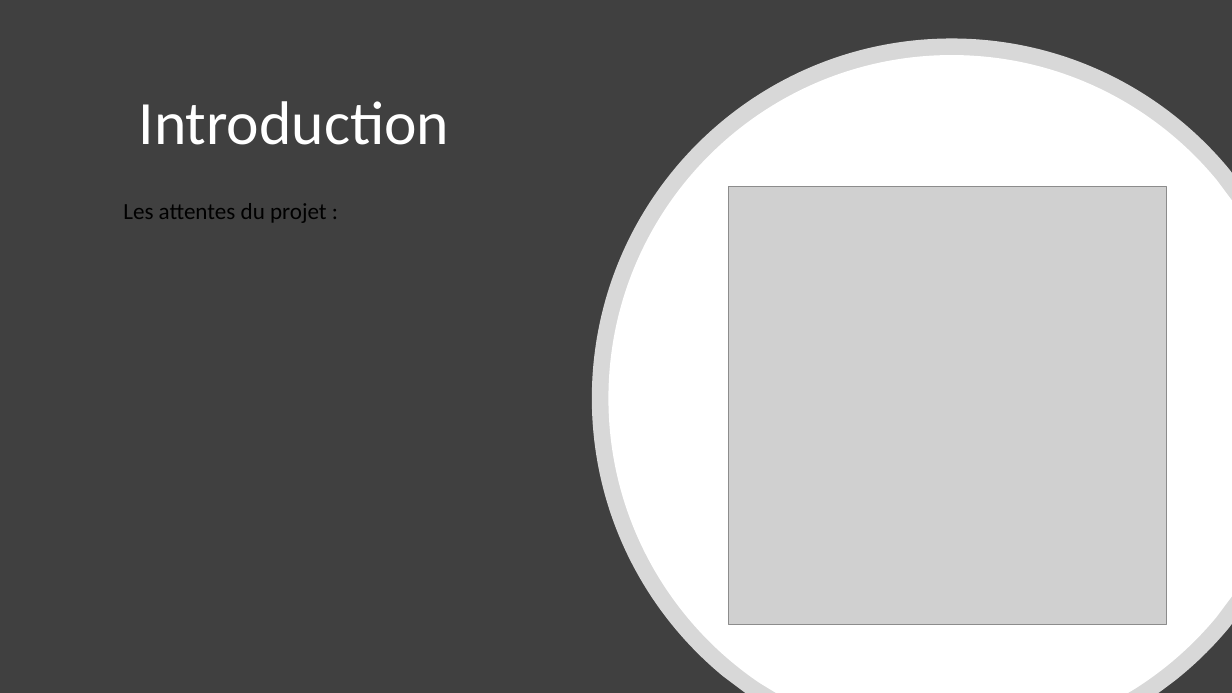
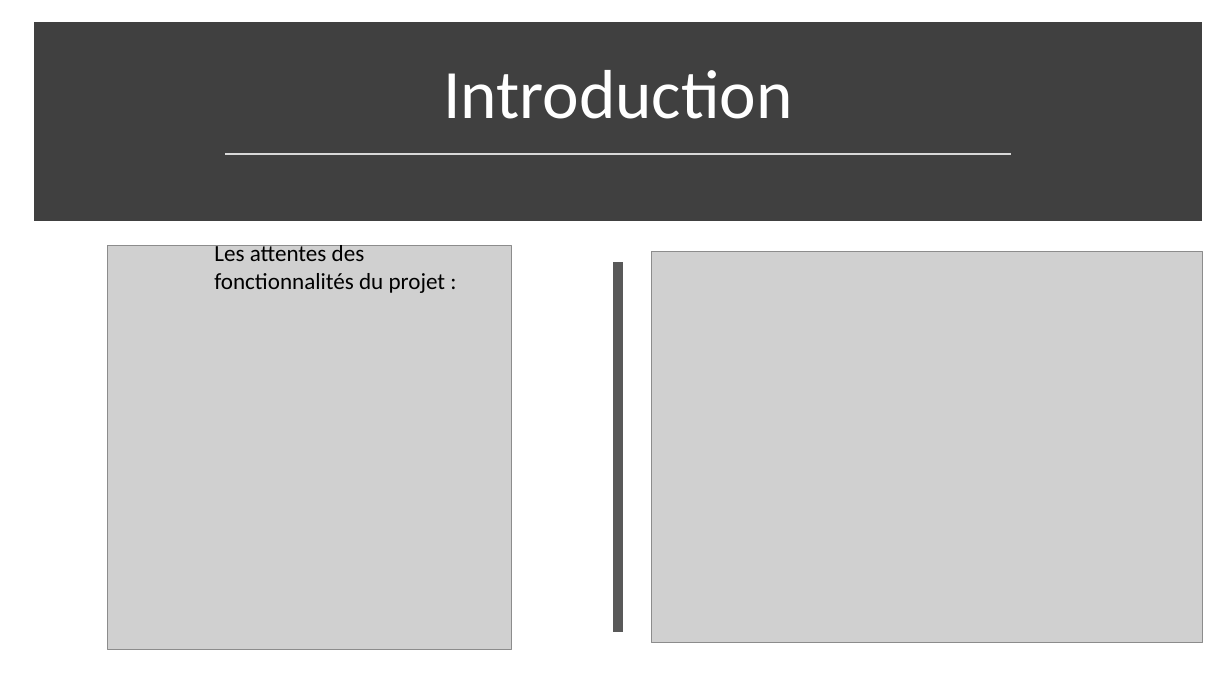
Before and after one commit to FlowNight/BRICK_SHOOTER, a slide deck: slide 4 of Support B.S.pptx. Drawn at 1232x693 pixels with LibreOffice and Linux fonts; fonts in the diff are those of the drawing; grey boxes stand for pictures. Boxes give left, top, right and bottom in pixels: in the first picture for what was removed or moved away, otherwise in the second. Text is boxed around its words. In the diff, an @@ line names an element or a change of style, - is before the commit and + after.

Commit message:
feat (all commit projet update)

```diff
--- a/Support B.S.pptx
+++ b/Support B.S.pptx
@@ rectangle removed at [0, 0, 1232, 693] @@
@@ rectangle added at [40, 29, 1196, 215], fill #404040, outline #404040 10 pt @@
@@ title "Introduction": place and size @@
-title "Introduction" at [139, 101, 449, 145]
+title "Introduction" at [443, 70, 792, 119]
@@ title "Introduction" at [443, 70, 792, 119]: size 48 to 54 pt; alignment left to centre; vertical alignment top to bottom @@
@@ freeform shape removed at [592, 39, 1232, 693] @@
@@ freeform shape removed at [608, 55, 1232, 693] @@
@@ line added from (226, 153) to (1011, 153), #D9D9D9 1.75 pt @@
@@ picture: place and size @@
-picture at [729, 187, 1167, 625]
+picture at [107, 245, 511, 649]
@@ text at [214, 242, 446, 293]: text changed @@
-Les attentes du projet :
+Les attentes des fonctionnalités du projet :
@@ line added from (618, 262) to (618, 632), #595959 8 pt @@
@@ picture added at [652, 251, 1203, 643] @@
```
Also in this commit, not shown: 2 other slides changed, 5 slides added, 1 slide removed, 1 other file.
